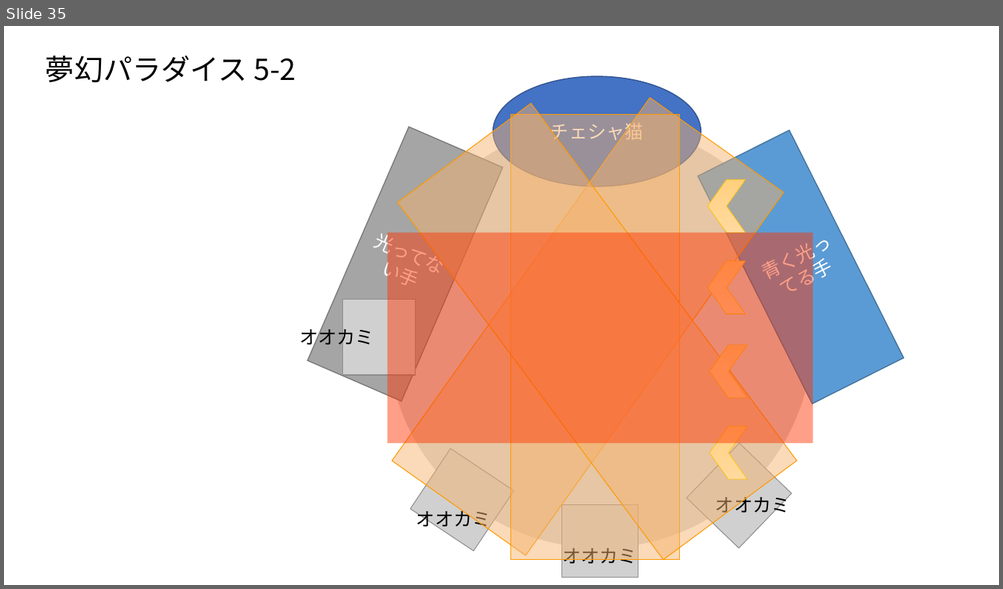
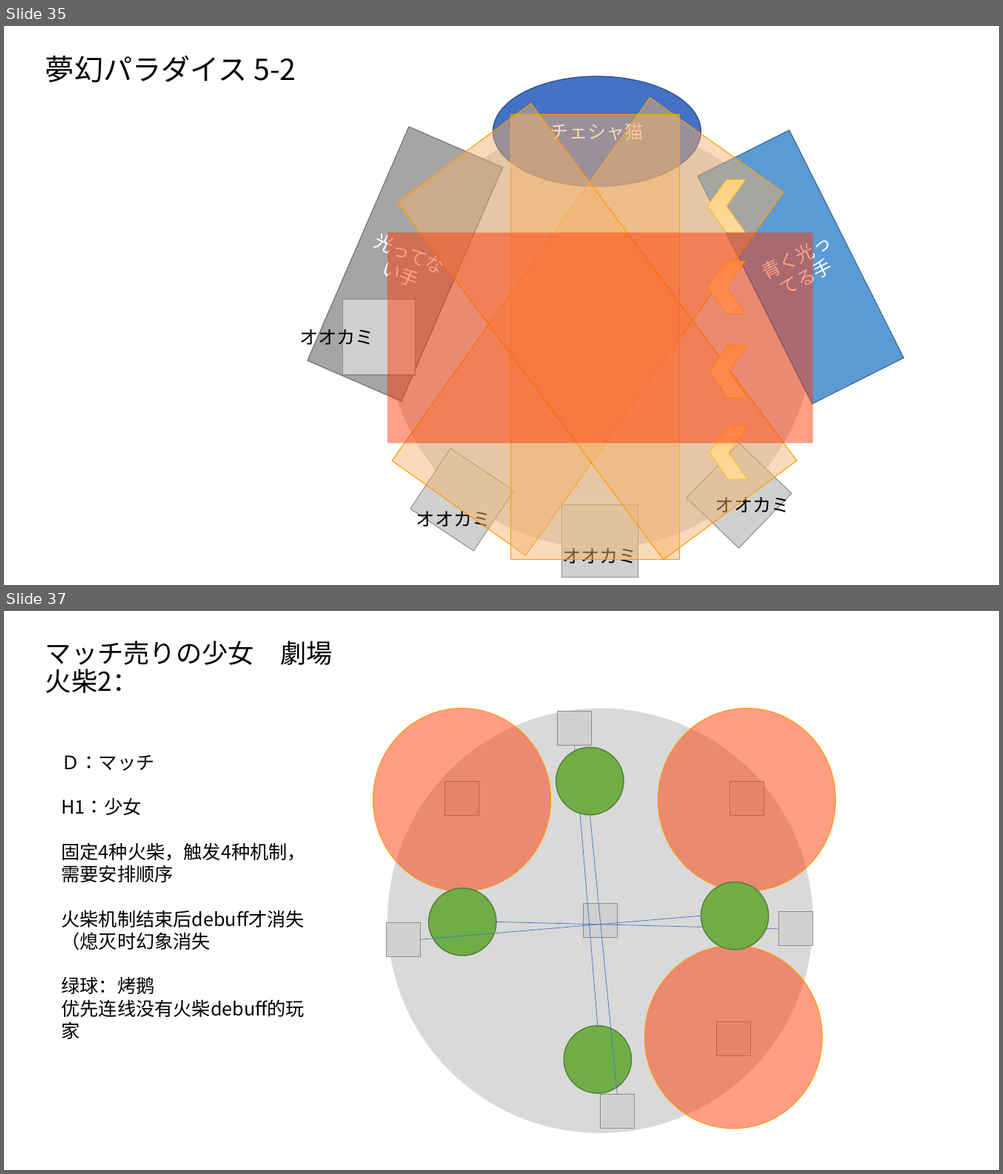
Before and after one commit to tufuchipaji/Tiera, a slide deck: Graphic Presentation.pptx. Shown one above the other, each under a label of ours: slide 35 before the commit, slides 35 and 37 after it; the slides between them are not shown. The pictures are 1003x589 and 1003x1174 pixels, drawn with LibreOffice and Linux fonts; fonts in the diff are those of the drawing; grey boxes stand for pictures. Boxes give left, top, right and bottom in pixels: in the first picture for what was removed or moved away, otherwise in the second. Text is boxed around its words. In the diff, an @@ line names an element or a change of style, - is before the commit and + after.

Commit message:
卖火柴的小女孩 剧场 草稿

```diff
--- a/Graphic Presentation.pptx
+++ b/Graphic Presentation.pptx
@@ slide 37 added at (4,611,999,1170), background #FFFFFF @@
@@ title added at (45,641,254,693), 25.2 pt, text #000000 @@
+マッチ売りの少女 劇場
+火柴2：
@@ ellipse added at (373,708,551,891), fill #FF3300 at 48% opacity, outline #FF9900 0.75 pt @@
@@ ellipse added at (387,708,813,1133), fill #D9D9D9 @@
@@ picture added at (558,712,592,746) @@
@@ ellipse added at (657,708,835,891), fill #FF3300 at 48% opacity, outline #FF9900 0.75 pt @@
@@ text added at (61,755,305,1017), 18 pt, text #000000 @@
+Ｄ：マッチ
+H1：少女
+固定4种火柴，触发4种机制，需要安排顺序
+火柴机制结束后debuff才消失（熄灭时幻象消失
+绿球：烤鹅
+优先连线没有火柴debuff的玩家
@@ ellipse added at (556,748,624,815), fill #70AD47, outline #538035 1 pt @@
@@ line added from (598, 1026) to (574, 745), #4472C4 0.5 pt @@
@@ picture added at (445,782,479,816) @@
@@ picture added at (729,782,763,816) @@
@@ line added from (617, 1094) to (589, 815), #4472C4 0.5 pt @@
@@ ellipse added at (429,889,496,957), fill #70AD47, outline #538035 1 pt @@
@@ ellipse added at (701,883,768,951), fill #70AD47, outline #538035 1 pt @@
@@ line added from (701, 916) to (421, 940), #4472C4 0.5 pt @@
@@ picture added at (583,904,617,939) @@
@@ picture added at (779,912,813,947) @@
@@ picture added at (386,923,421,957) @@
@@ line added from (496, 922) to (779, 930), #4472C4 0.5 pt @@
@@ ellipse added at (644,946,822,1130), fill #FF3300 at 48% opacity, outline #FF9900 0.75 pt @@
@@ ellipse added at (563,1026,632,1093), fill #70AD47, outline #538035 1 pt @@
@@ picture added at (717,1022,751,1056) @@
@@ picture added at (600,1094,634,1129) @@
```
Also in this commit, not shown: 1 other slide added, 3 other files.
